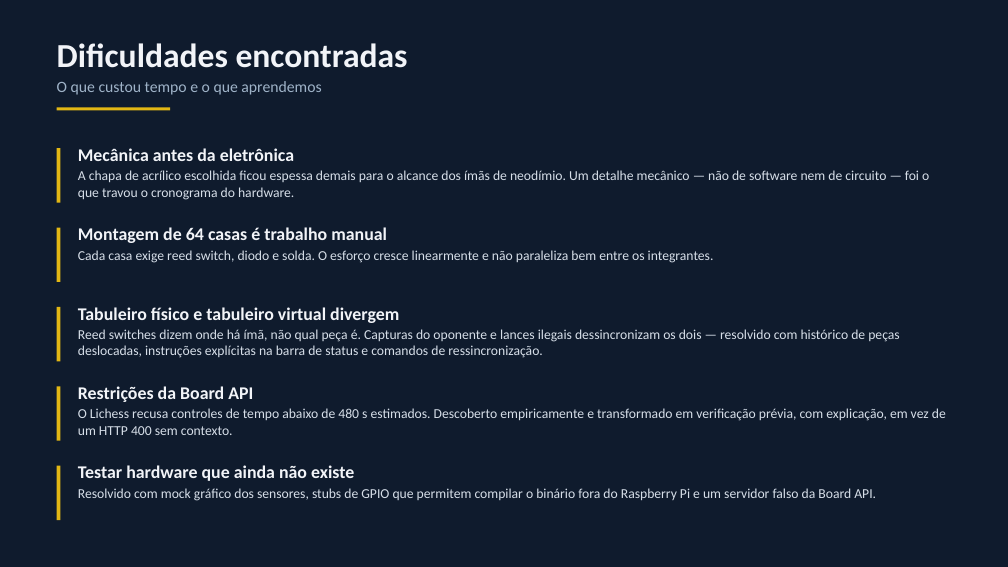
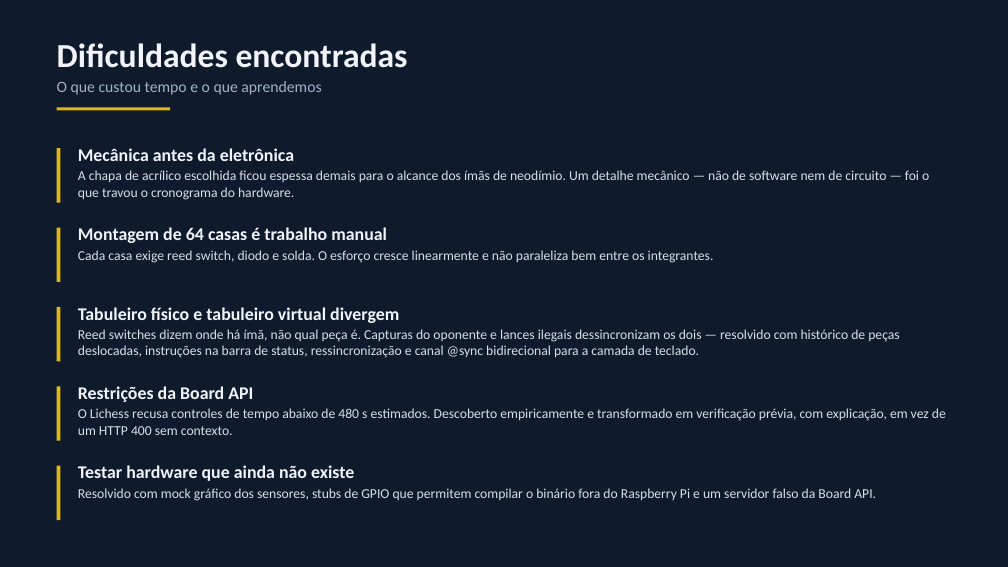
Before and after one commit to Betoh-20/PCS3732-Prockfish, a slide deck: slide 15 of docs/Apresentacao-Final.pptx (slide 14 before the commit). Drawn at 1008x567 pixels with LibreOffice and Linux fonts; fonts in the diff are those of the drawing. Boxes give left, top, right and bottom in pixels: in the first picture for what was removed or moved away, otherwise in the second. Text is boxed around its words. In the diff, an @@ line names an element or a change of style, - is before the commit and + after.

Commit message:
Apresentação: slide da retirada automática de peça capturada
- Novo slide s11 (captura automática): problema, solução (@sync) e
  pontos de sincronização
- s07 (IPC): bloco mono do canal de volta @sync|... e menção no cartão
  do teclado
- s13 (testes): 5 suítes (inclui test_keypad_capture.py), evidências
  atualizadas
- s14 (rastreabilidade): RNF3 cita espelho bidirecional
- s15 (dificuldades): divergência resolvida com canal @sync
- s16 (considerações finais): menciona o fechamento do atrito de
  usabilidade do teclado
- 17 slides (antes 16)

```diff
--- a/docs/Apresentacao-Final.pptx
+++ b/docs/Apresentacao-Final.pptx
@@ text at (x1=78, y1=329, x2=899, y2=358): text changed @@
-Reed switches dizem onde há ímã, não qual peça é. Capturas do oponente e lances ilegais dessincronizam os dois — resolvido com histórico de peças deslocadas, instruções explícitas na barra de status e comandos de ressincronização.
+Reed switches dizem onde há ímã, não qual peça é. Capturas do oponente e lances ilegais dessincronizam os dois — resolvido com histórico de peças deslocadas, instruções na barra de status, ressincronização e canal @sync bidirecional para a camada de teclado.
```
Also in this commit, not shown: 4 other slides changed, 1 slide added, 1 other file.
